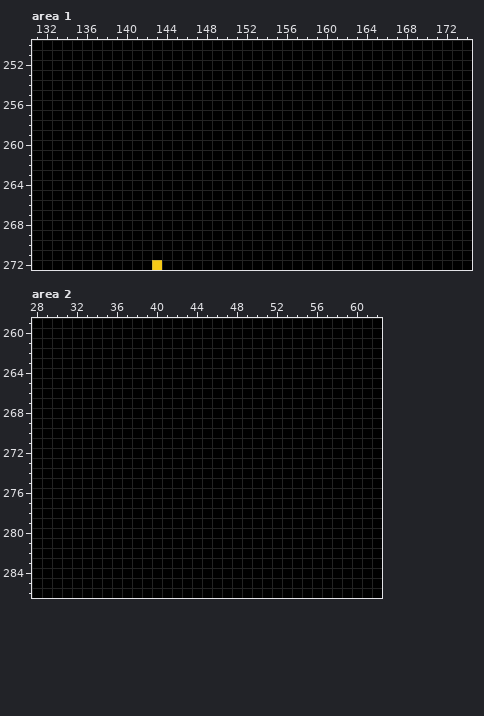
Pixel-art file: assets/doodles.ase. The picture above was drawn from the file before the commit.
589x574 pixels, 1 frame. Colours within 5 levels of each other are drawn and written as one. Shown: area 1: x 131..174, y 250..272; area 2: x 28..62, y 259..286. The commit also changed other parts of the picture, which this record leaves out.
After:
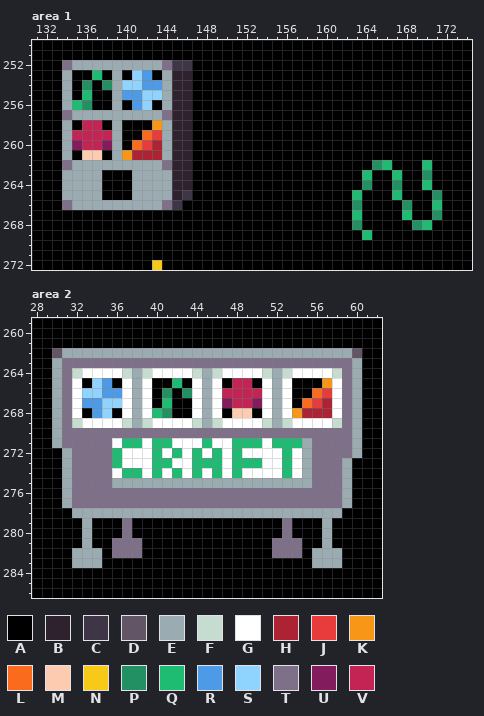
Palette (. is transparent): A #000000  B #2e222f  C #3e3546  D #625565  E #9babb2  F #c7dcd0  G #ffffff  H #ae2334  J #e83b3b  K #f79617  L #fb6b1d  M #fdcbb0  N #f7ca17  P #239063  Q #1ebc73  R #4d9be6  S #8fd3ff  T #7f708a  U #831c5d  V #c32454
Difference:
Changed rows in their new state; - is an unchanged pixel.
Area 1, layer "Layer":
first column x 134:
252 TEEEEEEEEETCC-------------------------
253 E--Q-E-SR-EBB-------------------------
254 E-P-PESSRREBB-------------------------
255 E-Q--ERRSSEBB-------------------------
256 EQP--E-RS-EBB-------------------------
257 TEEEEEEEEETBB-------------------------
258 E-VV-E---KEBB-------------------------
259 EVVVVE--LJEBB-------------------------
260 EUVVUE-LJHEBB-------------------------
261 E-MM-EKHHHEBB-------------------------
262 TEEEEEEEEETBB------------------PQ---Q-
263 EEEE---EEEEBB-----------------Q--Q--P-
264 EEEE---EEEEBB-----------------P--P--Q-
265 EEEE---EEEEBC----------------Q---Q---P
266 TEEEEEEEEETC-----------------P----P--Q
267 -----------------------------Q----Q--P
268 -----------------------------P-----PQ-
269 ------------------------------Q-------
Area 2, layer "Layer":
first column x 30:
262 DEEEEEEEEEEEEEEEEEEEEEEEEEEEEED
263 ETTTTTTTTTTTTTTTTTTTTTTTTTTTTTE
264 ETFGGGGFEFGGGGFEFGGGGFEFGGGGFTE
265 ETG-SR-GEG--Q-GEG-VV-GEG---KGTE
266 ETGSSRRGEG-P-PGEGVVVVGEG--LJGTE
267 ETGRRSSGEG-Q--GEGUVVUGEG-LJHGTE
268 ETG-RS-GEGQP--GEG-MM-GEGKHHHGTE
269 ETFGGGGFEFGGGGFEFGGGGFEFGGGGFTE
270 ETTTTTTTTTTTTTTTTTTTTTTTTTTTTTE
271 ETTTTTGQQGQQGGGQGGQQQGQQQETTTTE
272 -ETTTTQGGGQGQGQGQGQGGGGQGETTTTE
273 -ETTTTQGGGQQGGQQQGQQQGGQGETTTE-
274 -ETTTTGQQGQGQGQGQGQGGGGQGETTTE-
275 -ETTTTEEEEEEEEEEEEEEEEEEEETTTE-
276 -ETTTTTTTTTTTTTTTTTTTTTTTTTTTE-
277 -ETTTTTTTTTTTTTTTTTTTTTTTTTTTE-
278 --EEEEEEEEEEEEEEEEEEEEEEEEEEE--
279 ---E---T---------------T---E---
280 ---E---T---------------T---E---
281 ---E--TTT-------------TTT--E---
282 --EEE-TTT-------------TTT-EEE--
283 --EEE---------------------EEE--
Boxes around the changes in both pictures, in picture pixels (x1, y1, x2, y2):
changed: (62, 60, 192, 210)
changed: (352, 160, 442, 240)
changed: (52, 348, 362, 568)
